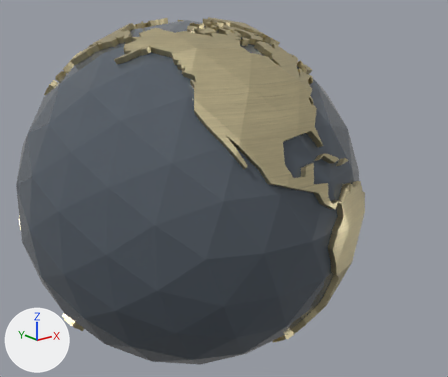
One commit to the glTF model habit-tracker/assets/atlas_globe_v6.glb: the scene before it, then after it.
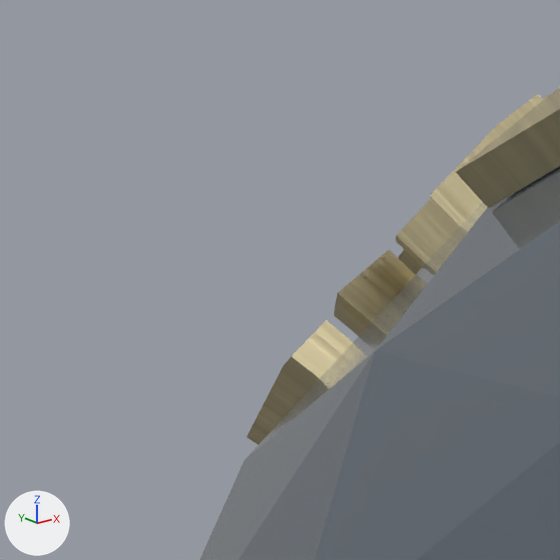
The first picture shows the older version from a 50 mm camera at (-2.07, -2.91, 1.14) aimed at (0.3, 0.05, -0.04). The close-ups show the older and then the newer version on the part from 3% to 19% of the width and 10% to 29% of the height of that picture. Only the edits that show in the close-ups are written down. The lights are fixed; the arrows at lower left show +X, +Y and +Z. The close-ups show mesh edges as thin lines. Where no turn or scale is listed for an object, it has been applied to the vertices.

Before the edit, the objects in view are built like this:
```python
me_globe = bpy.data.meshes.new('Globe')
me_globe.from_pydata(...)  # 4284 vertices, 8696 faces; spans x -1.0..1.02, y -1.01..1.01, z -1.03..1.02
# faces by material slot: [320, 8376]
me_globe.materials.append(mat_ocean_anthracite)  # greyish blue #555d67
me_globe.materials.append(mat_continents_brushedbrass)
ob_lowpolyearthglobe = bpy.data.objects.new('LowPolyEarthGlobe', me_globe)
ob_lowpolyearthglobe.location = (0.0, 0.0, 0.0)
```
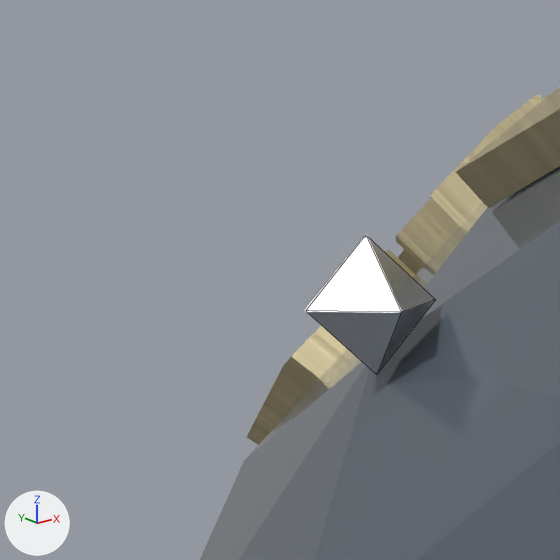
Location of each change, (x1, y1, x2, y2) in pixels of the close-ups (560 x 560 px):
'PinNorthAmerica', added
    after: (306, 235, 436, 375)

Edits to the bpy script that builds the scene:
```text
Add mat_pinsilver:
    mat_pinsilver = principled_material('PinSilver')
    mat_pinsilver.base_color = (0.82, 0.84, 0.88)  # white #eaecf1
    mat_pinsilver.metallic = 0.9
    mat_pinsilver.roughness = 0.25
Add me_pin:
    me_pin.from_pydata([(0.0, 0.0, 0.045), (0.045, 0.0, 0.0), (0.0, -0.045, 0.0), (-0.045, 0.0, 0.0), (0.0, 0.045, 0.0), (0.0, 0.0, -0.045)], [], [(0, 1, 2), (0, 2, 3), (0, 3, 4), (0, 4, 1), (5, 2, 1), (5, 3, 2), (5, 4, 3), (5, 1, 4)])
    me_pin.materials.append(mat_pinsilver)  # white #eaecf1
Add ob_pinnorthamerica:
    ob_pinnorthamerica = bpy.data.objects.new('PinNorthAmerica', me_pin)
    ob_pinnorthamerica.location = (-0.7173, 0.1265, 0.7283)
```
